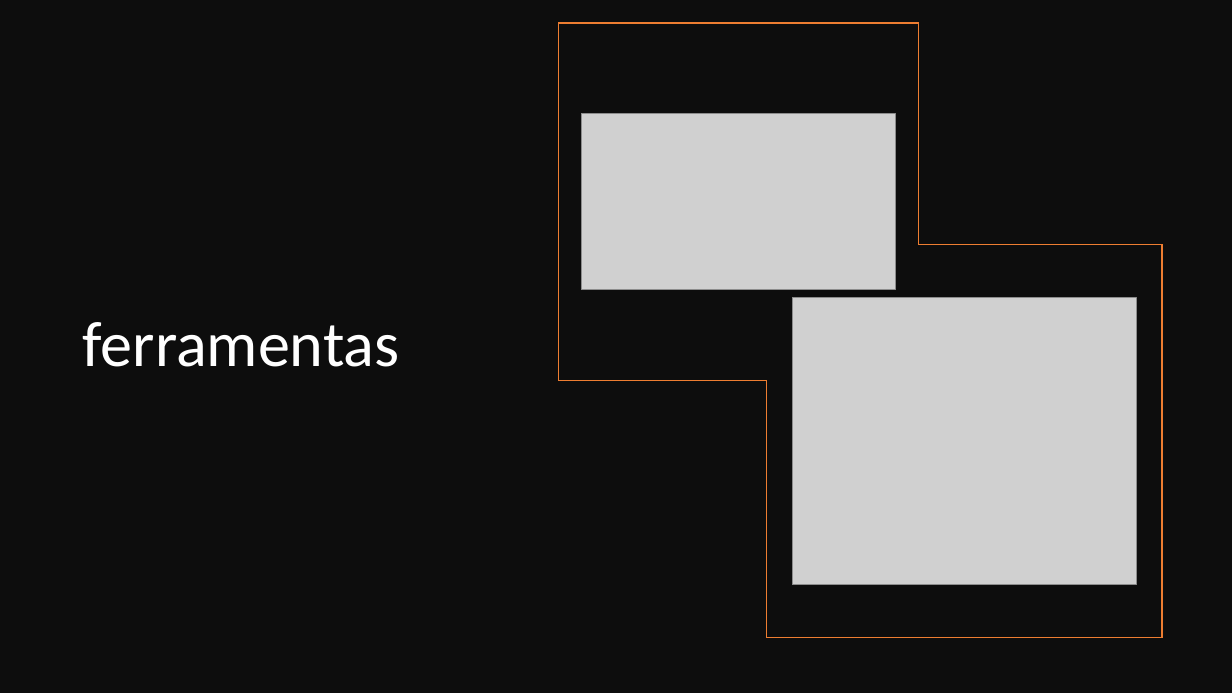
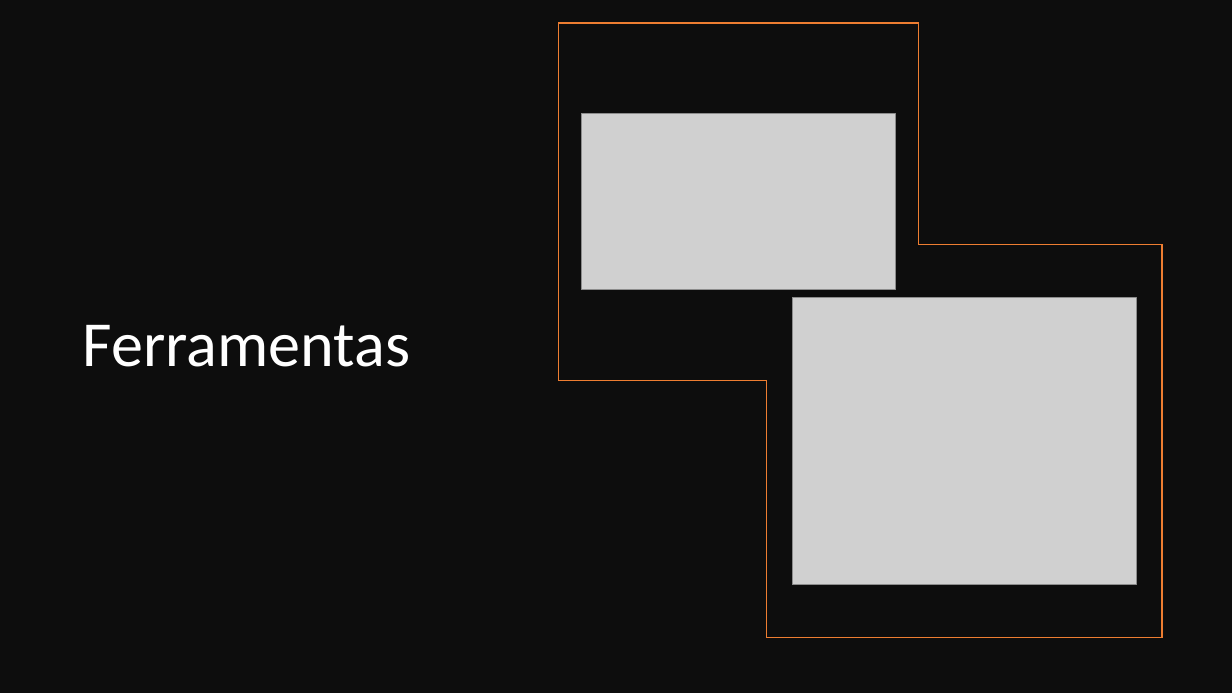
Before and after one commit to glvPedro/keep-running, a slide deck: slide 3 of documents/KEEP RUNNING.pptx (slide 4 before the commit). Drawn at 1232x693 pixels with LibreOffice and Linux fonts; fonts in the diff are those of the drawing; grey boxes stand for pictures. Boxes give left, top, right and bottom in pixels: in the first picture for what was removed or moved away, otherwise in the second. Text is boxed around its words. In the diff, an @@ line names an element or a change of style, - is before the commit and + after.

```diff
--- a/documents/KEEP RUNNING.pptx
+++ b/documents/KEEP RUNNING.pptx
@@ title at bbox=[83, 324, 410, 367]: text changed @@
-ferramentas
+Ferramentas
```
Also in this commit, not shown: 1 other slide changed, 2 slides added, 2 slides removed, 5 other files.
